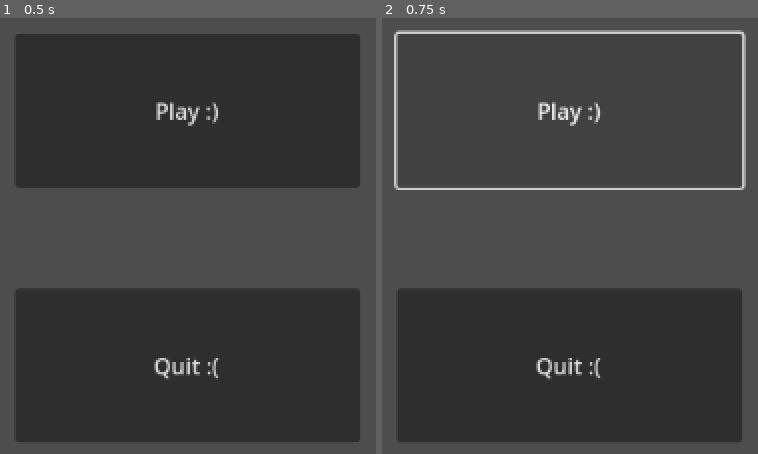
Above: before the commit, frames 1-2 (left to right).
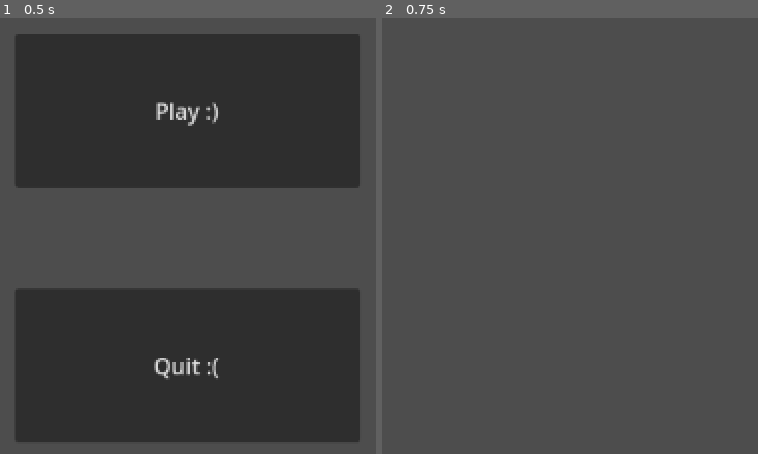
Above: after the commit, the same moments.

Repository: jay-s04/cogs-gamejam-2024
Game: Godot game, scene res://main.tscn
Two runs of this game, one before a commit and one after it. Both use one fixed random seed, a clock stepped at 60 frames per second and the inputs below.
Inputs:
- Up to frame 1 (0.5 s): no input
- Up to frame 2 (0.75 s): click "Play :)" at 0.5 s

Frame 1 is identical in both runs. In frame 2, 34% of the frame differs, in the area x 3-97%, y 2-98%.

Commit message:
added playerscript and playeranimation file

Diff:
--- a/main.gd
+++ b/main.gd
@@ -6,4 +6,4 @@
 	get_tree().quit();
 
 func _on_play_pressed() -> void:
-	get_tree().change_scene_to_file("res://mazeScene.tscn")
+	get_tree().change_scene_to_file("res://platformerScene.tscn")
--- a/platformerScene.tscn
+++ b/platformerScene.tscn
@@ -1,8 +1,38 @@
-[gd_scene load_steps=2 format=3 uid="uid://dqmad25yo8x17"]
+[gd_scene load_steps=4 format=3 uid="uid://dqmad25yo8x17"]
+
+[ext_resource type="Script" path="res://playerObject.gd" id="1_ypkjw"]
 
 [sub_resource type="CapsuleShape2D" id="CapsuleShape2D_28atk"]
 
-[node name="CharacterBody2D" type="CharacterBody2D"]
+[sub_resource type="SpriteFrames" id="SpriteFrames_3h500"]
+animations = [{
+"frames": [],
+"loop": true,
+"name": &"hurt",
+"speed": 5.0
+}, {
+"frames": [],
+"loop": true,
+"name": &"idle",
+"speed": 5.0
+}, {
+"frames": [],
+"loop": true,
+"name": &"jump",
+"speed": 5.0
+}, {
+"frames": [],
+"loop": true,
+"name": &"run",
+"speed": 5.0
+}]
 
-[node name="CollisionShape2D" type="CollisionShape2D" parent="."]
+[node name="playerObject" type="CharacterBody2D"]
+script = ExtResource("1_ypkjw")
+
+[node name="playerCollision" type="CollisionShape2D" parent="."]
 shape = SubResource("CapsuleShape2D_28atk")
+
+[node name="playerSprite" type="AnimatedSprite2D" parent="playerCollision"]
+sprite_frames = SubResource("SpriteFrames_3h500")
+animation = &"idle"
--- /dev/null
+++ b/playerObject.gd
@@ -0,0 +1,25 @@
+extends CharacterBody2D
+
+
+const SPEED = 300.0
+const JUMP_VELOCITY = -400.0
+
+
+func _physics_process(delta: float) -> void:
+	# Add the gravity.
+	if not is_on_floor():
+		velocity += get_gravity() * delta
+
+	# Handle jump.
+	if Input.is_action_just_pressed("ui_accept") and is_on_floor():
+		velocity.y = JUMP_VELOCITY
+
+	# Get the input direction and handle the movement/deceleration.
+	# As good practice, you should replace UI actions with custom gameplay actions.
+	var direction := Input.get_axis("ui_left", "ui_right")
+	if direction:
+		velocity.x = direction * SPEED
+	else:
+		velocity.x = move_toward(velocity.x, 0, SPEED)
+
+	move_and_slide()
